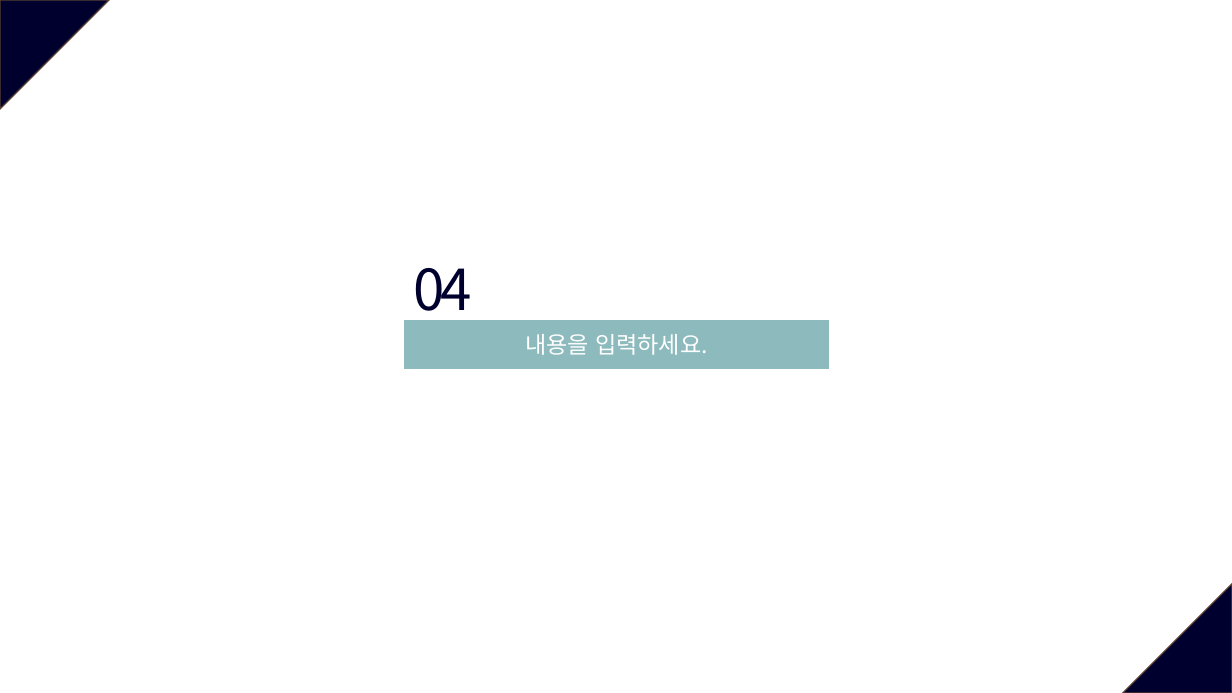
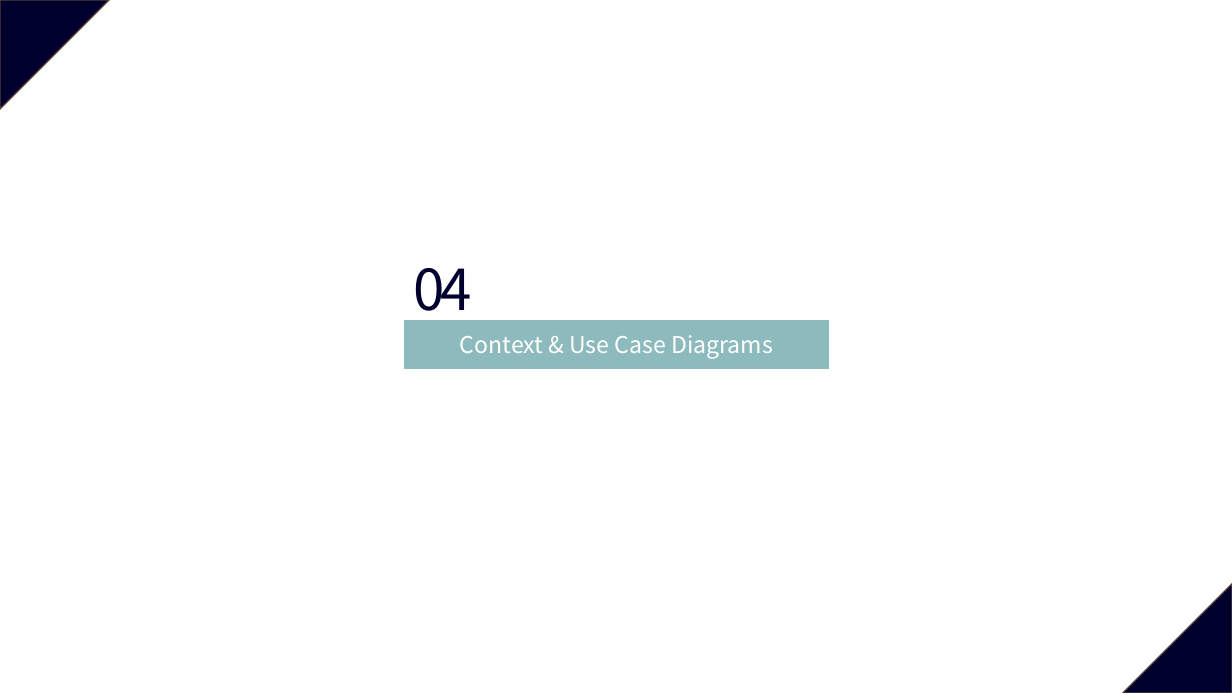
Before and after one commit to JeongJuhyeon/KNUBus, a slide deck: slide 11 of designdocs/Project Plan Presentation.pptx. Drawn at 1232x693 pixels with LibreOffice and Linux fonts; fonts in the diff are those of the drawing. Boxes give left, top, right and bottom in pixels: in the first picture for what was removed or moved away, otherwise in the second. Text is boxed around its words. In the diff, an @@ line names an element or a change of style, - is before the commit and + after.

Commit message:
Added context and use case diagrams

```diff
--- a/designdocs/Project Plan Presentation.pptx
+++ b/designdocs/Project Plan Presentation.pptx
@@ text in rectangle at (x1=460, y1=335, x2=773, y2=359): text changed @@
-내용을 입력하세요.
+Context & Use Case Diagrams
```
Also in this commit, not shown: 1 other slide changed, 2 slides added, 1 slide removed, 3 other files.
